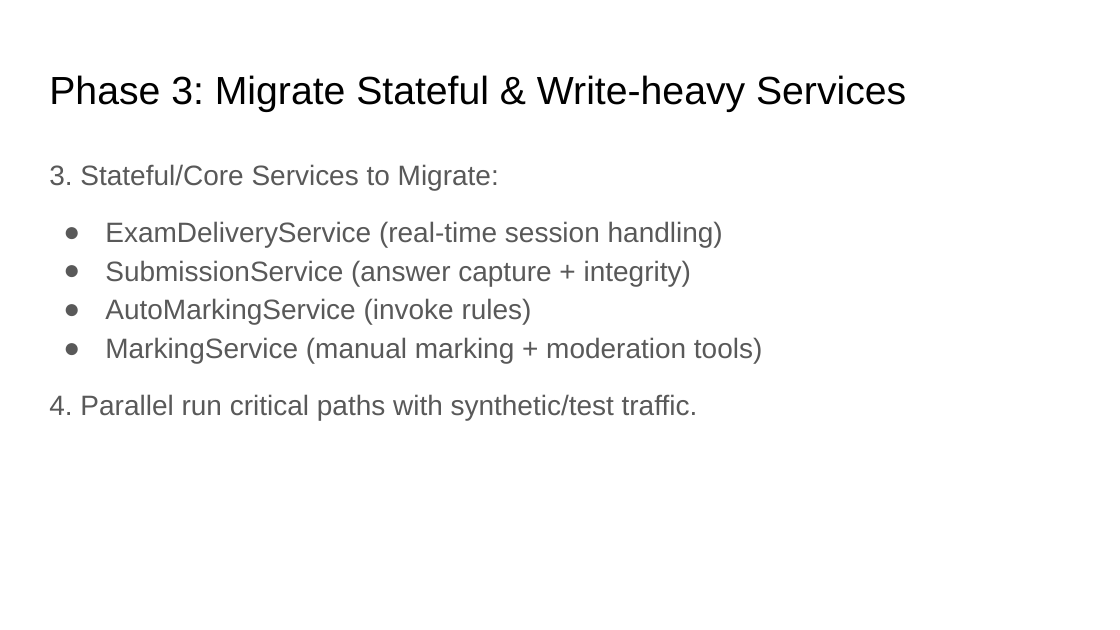
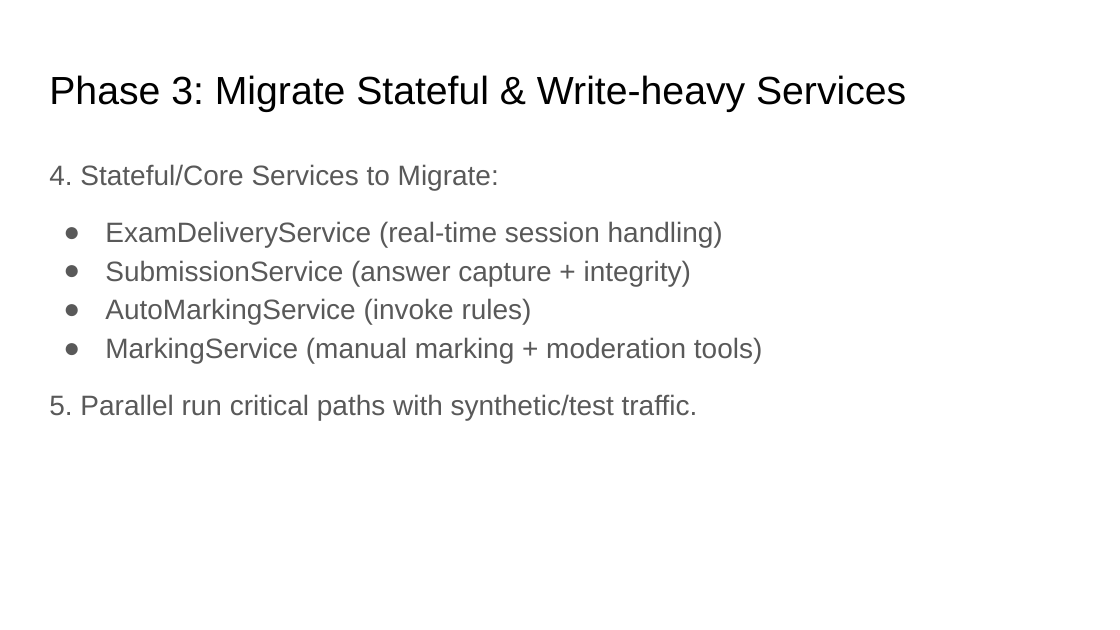
Before and after one commit to pfcit/nextgen-exam-system, a slide deck: slide 55 of ExamSystemMigration.pptx (slide 54 before the commit). Drawn at 1120x630 pixels with LibreOffice and Linux fonts; fonts in the diff are those of the drawing. Boxes give left, top, right and bottom in pixels: in the first picture for what was removed or moved away, otherwise in the second. Text is boxed around its words. In the diff, an @@ line names an element or a change of style, - is before the commit and + after.

```diff
--- a/ExamSystemMigration.pptx
+++ b/ExamSystemMigration.pptx
@@ text at bbox=[49, 164, 499, 190]: text changed @@
-3. Stateful/Core Services to Migrate:
+4. Stateful/Core Services to Migrate:
@@ text at bbox=[49, 394, 698, 420]: text changed @@
-4. Parallel run critical paths with synthetic/test traffic.
+5. Parallel run critical paths with synthetic/test traffic.
```
Also in this commit, not shown: 3 other slides changed, 1 slide added.
